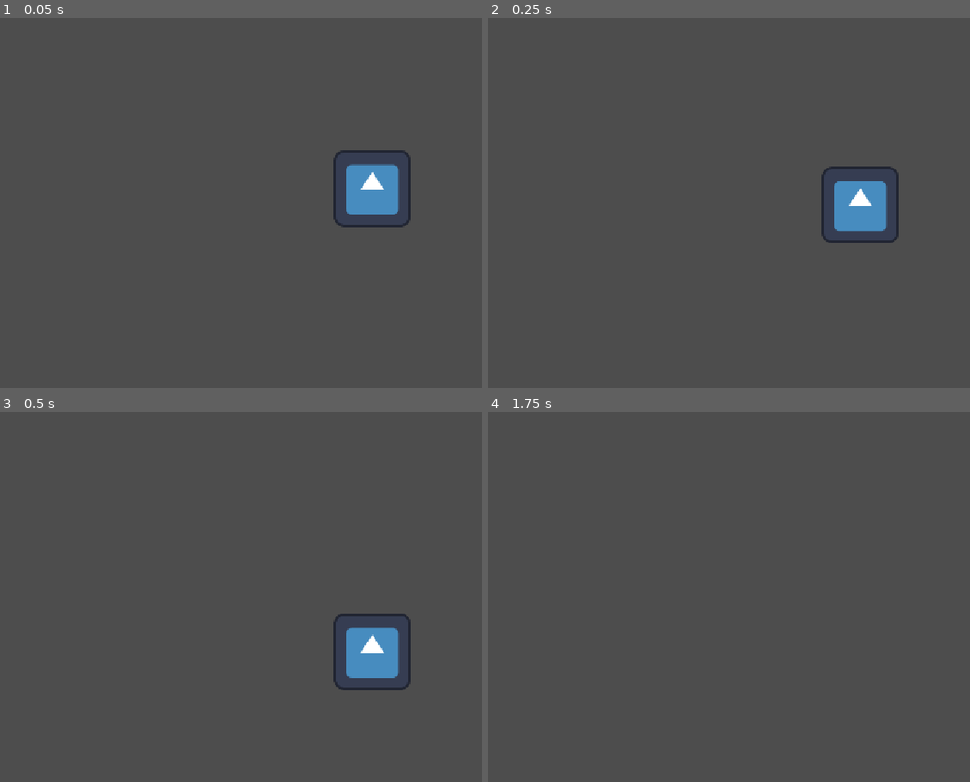
Above: before the commit, frames 1-4 (two rows, left to right).
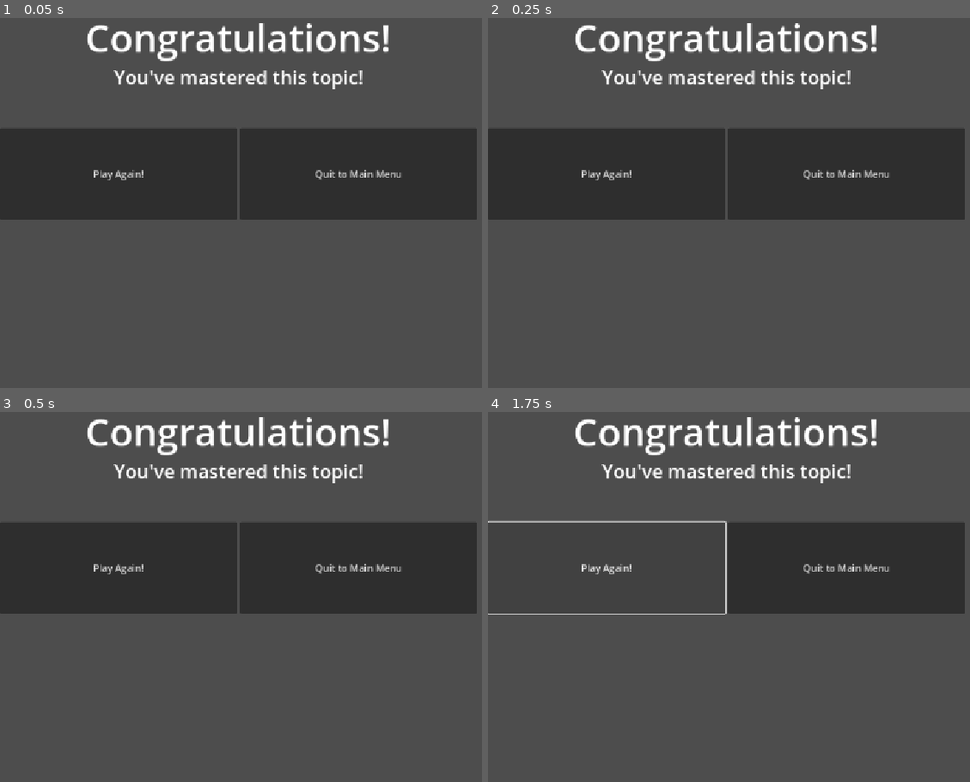
Above: after the commit, the same moments.

Repository: UnethicalBear/MAC126_Assignment
Game: Godot game, scene res://Scenes/main.tscn
Same seed, same stepped clock (60 frames per second), same inputs: the game is played once before the commit and once after it. The engine's default icon, where the game draws it, is replaced by a stand-in: a white triangle on a blue panel in a dark square.
Inputs (mouse positions are in pixels of both pictures, inside the frame that each line leads up to):
- Up to frame 1 (0.05 s): no input
- Up to frame 2 (0.25 s): no input
- Up to frame 3 (0.5 s): no input
- Up to frame 4 (1.75 s): click (608, 567) at 0.5 s, where only the run after the commit has a clickable "Play Again!"; click (608, 567) at 1.25 s, where only the run after the commit has a clickable "Play Again!"

The runs differ from the first frame. In frame 1, 27% of the frame differs, in the area x 0-99%, y 1-57%; in frame 2, 27%; in frame 3, 29%, in the area x 0-99%, y 1-76%; in frame 4, 16%.
Error before the commit: Invalid access to property or key 'animation_finished' on a base object of type 'null instance'. (res://Scripts/PlayerMovement.gd:28)

Commit message:
Add moving gates

Diff:
--- a/Scenes/main.tscn
+++ b/Scenes/main.tscn
@@ -1,40 +1,265 @@
-[gd_scene load_steps=6 format=3 uid="uid://dntcwtg287jyg"]
-
+[gd_scene load_steps=11 format=3 uid="uid://dntcwtg287jyg"]
+
+[ext_resource type="Script" uid="uid://iykh0strsi7x" path="res://Scripts/FixUIPos.gd" id="1_8gbba"]
 [ext_resource type="Script" uid="uid://du2h4agc3q6sf" path="res://Scripts/PlayerMovement.gd" id="1_bo1nx"]
-[ext_resource type="Texture2D" uid="uid://dq5socx5t4pau" path="res://Assets/icon.svg" id="2_8gbba"]
-
-[sub_resource type="RectangleShape2D" id="RectangleShape2D_0xm2m"]
-size = Vector2(127, 123)
-
-[sub_resource type="RectangleShape2D" id="RectangleShape2D_h2yge"]
-size = Vector2(286.8199, 195.85281)
-
-[sub_resource type="PlaceholderTexture2D" id="PlaceholderTexture2D_0xm2m"]
-size = Vector2(300, 200)
-
-[node name="Main" type="Node2D"]
+[ext_resource type="Texture2D" uid="uid://bc21k6bp32o4e" path="res://Assets/Book plane 2-1.png" id="3_8gbba"]
+[ext_resource type="Texture2D" uid="uid://bcq6d4ml28x3" path="res://Assets/Book plane 2-2.png" id="4_kry3j"]
+[ext_resource type="Texture2D" uid="uid://d2u4dla8kx8jl" path="res://Assets/Book plane 2-3.png" id="5_21xkr"]
+[ext_resource type="Script" uid="uid://i6swa0ainueh" path="res://Scripts/GateHandler.gd" id="6_21xkr"]
+
+[sub_resource type="ConvexPolygonShape2D" id="ConvexPolygonShape2D_21xkr"]
+points = PackedVector2Array(-64, -20.5, -64, -6.5, -14, 43.5, -8, 45.5, 9, 45.5, 64, 17.5, 64, 2.5, 19, -43.5, -24, -46.5)
+
+[sub_resource type="SpriteFrames" id="SpriteFrames_kry3j"]
+animations = [{
+"frames": [{
+"duration": 1.0,
+"texture": ExtResource("3_8gbba")
+}, {
+"duration": 1.0,
+"texture": ExtResource("4_kry3j")
+}, {
+"duration": 1.0,
+"texture": ExtResource("5_21xkr")
+}],
+"loop": false,
+"name": &"fly",
+"speed": 5.0
+}]
+
+[sub_resource type="RectangleShape2D" id="RectangleShape2D_8gbba"]
+size = Vector2(100, 624)
+
+[sub_resource type="PlaceholderTexture2D" id="PlaceholderTexture2D_kry3j"]
+size = Vector2(100, 150)
+
+[node name="Main" type="Control"]
+layout_mode = 3
+anchors_preset = 15
+anchor_right = 1.0
+anchor_bottom = 1.0
+grow_horizontal = 2
+grow_vertical = 2
+
+[node name="LoseScreen" type="VBoxContainer" parent="."]
+visible = false
+layout_mode = 1
+anchors_preset = 15
+anchor_right = 1.0
+anchor_bottom = 1.0
+offset_right = -352.0
+offset_bottom = -298.0
+grow_horizontal = 2
+grow_vertical = 2
+size_flags_horizontal = 3
+size_flags_vertical = 3
+script = ExtResource("1_8gbba")
+
+[node name="RichTextLabel" type="RichTextLabel" parent="LoseScreen"]
+layout_mode = 2
+size_flags_vertical = 3
+bbcode_enabled = true
+text = "[center][font_size=64]You Lost!
+[font_size=32]Answer a thermodynamics question to revive?
+"
+
+[node name="HBoxContainer" type="HBoxContainer" parent="LoseScreen"]
+layout_mode = 2
+size_flags_vertical = 3
+size_flags_stretch_ratio = 0.8
+
+[node name="QBtn" type="Button" parent="LoseScreen/HBoxContainer"]
+layout_mode = 2
+size_flags_horizontal = 3
+text = "Revive Me!"
+
+[node name="EBtn" type="Button" parent="LoseScreen/HBoxContainer"]
+layout_mode = 2
+size_flags_horizontal = 3
+text = "Quit to Main Menu"
+
+[node name="WinScreen" type="VBoxContainer" parent="."]
+layout_mode = 1
+anchors_preset = 15
+anchor_right = 1.0
+anchor_bottom = 1.0
+offset_right = -352.0
+offset_bottom = -298.0
+grow_horizontal = 2
+grow_vertical = 2
+size_flags_horizontal = 3
+size_flags_vertical = 3
+script = ExtResource("1_8gbba")
+
+[node name="RichTextLabel" type="RichTextLabel" parent="WinScreen"]
+layout_mode = 2
+size_flags_vertical = 3
+bbcode_enabled = true
+text = "[center][font_size=64]Congratulations!
+[font_size=32]You've mastered this topic!
+"
+
+[node name="HBoxContainer" type="HBoxContainer" parent="WinScreen"]
+layout_mode = 2
+size_flags_vertical = 3
+size_flags_stretch_ratio = 0.8
+
+[node name="QBtn" type="Button" parent="WinScreen/HBoxContainer"]
+layout_mode = 2
+size_flags_horizontal = 3
+text = "Play Again!"
+
+[node name="EBtn" type="Button" parent="WinScreen/HBoxContainer"]
+layout_mode = 2
+size_flags_horizontal = 3
+text = "Quit to Main Menu"
 
 [node name="PlayerRB" type="RigidBody2D" parent="."]
-position = Vector2(624, 297)
+visible = false
+position = Vector2(115, 297)
 lock_rotation = true
+contact_monitor = true
+max_contacts_reported = 2
 script = ExtResource("1_bo1nx")
+FORCE_SCALE = 300.0
 
 [node name="Img" type="Sprite2D" parent="PlayerRB"]
-texture = ExtResource("2_8gbba")
+visible = false
+texture = ExtResource("3_8gbba")
 
 [node name="CollisionShape2D" type="CollisionShape2D" parent="PlayerRB"]
-position = Vector2(-0.5, -1.5)
-shape = SubResource("RectangleShape2D_0xm2m")
-
-[node name="StaticBody2D" type="StaticBody2D" parent="."]
-visible = false
-position = Vector2(651, 635)
-rotation = -0.34557518
-
-[node name="CollisionShape2D" type="CollisionShape2D" parent="StaticBody2D"]
-position = Vector2(0.77337646, 7.4158936)
-shape = SubResource("RectangleShape2D_h2yge")
-disabled = true
-
-[node name="Sprite2D" type="Sprite2D" parent="StaticBody2D"]
-texture = SubResource("PlaceholderTexture2D_0xm2m")
+position = Vector2(0, 9.5)
+shape = SubResource("ConvexPolygonShape2D_21xkr")
+
+[node name="AnimatedSprite2D" type="AnimatedSprite2D" parent="PlayerRB"]
+sprite_frames = SubResource("SpriteFrames_kry3j")
+animation = &"fly"
+frame_progress = 0.6486359
+
+[node name="Bottom Wall" type="StaticBody2D" parent="."]
+visible = false
+position = Vector2(0, 653)
+
+[node name="CollisionShape2D" type="CollisionShape2D" parent="Bottom Wall"]
+position = Vector2(578, 59)
+shape = SubResource("RectangleShape2D_8gbba")
+
+[node name="Top Wall" type="StaticBody2D" parent="."]
+visible = false
+position = Vector2(0, -135)
+
+[node name="CollisionShape2D" type="CollisionShape2D" parent="Top Wall"]
+position = Vector2(578, 59)
+shape = SubResource("RectangleShape2D_8gbba")
+
+[node name="Gates" type="Node2D" parent="."]
+visible = false
+script = ExtResource("6_21xkr")
+
+[node name="Gate1" type="Node2D" parent="Gates"]
+position = Vector2(446, 0)
+
+[node name="Gate_1A" type="StaticBody2D" parent="Gates/Gate1"]
+position = Vector2(0, 862)
+
+[node name="CollisionShape2D" type="CollisionShape2D" parent="Gates/Gate1/Gate_1A"]
+position = Vector2(0, -148)
+shape = SubResource("RectangleShape2D_8gbba")
+
+[node name="Sprite2D" type="Sprite2D" parent="Gates/Gate1/Gate_1A"]
+position = Vector2(0, -147.99998)
+scale = Vector2(1, 4.16)
+texture = SubResource("PlaceholderTexture2D_kry3j")
+
+[node name="Gate_1B" type="StaticBody2D" parent="Gates/Gate1"]
+position = Vector2(0, 29)
+
+[node name="CollisionShape2D" type="CollisionShape2D" parent="Gates/Gate1/Gate_1B"]
+position = Vector2(0, -148)
+shape = SubResource("RectangleShape2D_8gbba")
+
+[node name="Sprite2D" type="Sprite2D" parent="Gates/Gate1/Gate_1B"]
+position = Vector2(0, -147.99998)
+scale = Vector2(1, 4.16)
+texture = SubResource("PlaceholderTexture2D_kry3j")
+
+[node name="Gate2" type="Node2D" parent="Gates"]
+position = Vector2(791, 0)
+
+[node name="Gate_1A" type="StaticBody2D" parent="Gates/Gate2"]
+position = Vector2(0, 862)
+
+[node name="CollisionShape2D" type="CollisionShape2D" parent="Gates/Gate2/Gate_1A"]
+position = Vector2(0, -148)
+shape = SubResource("RectangleShape2D_8gbba")
+
+[node name="Sprite2D" type="Sprite2D" parent="Gates/Gate2/Gate_1A"]
+position = Vector2(0, -147.99998)
+scale = Vector2(1, 4.16)
+texture = SubResource("PlaceholderTexture2D_kry3j")
+
+[node name="Gate_1B" type="StaticBody2D" parent="Gates/Gate2"]
+position = Vector2(0, 29)
+
+[node name="CollisionShape2D" type="CollisionShape2D" parent="Gates/Gate2/Gate_1B"]
+position = Vector2(0, -148)
+shape = SubResource("RectangleShape2D_8gbba")
+
+[node name="Sprite2D" type="Sprite2D" parent="Gates/Gate2/Gate_1B"]
+position = Vector2(0, -147.99998)
+scale = Vector2(1, 4.16)
+texture = SubResource("PlaceholderTexture2D_kry3j")
+
+[node name="Gate3" type="Node2D" parent="Gates"]
+position = Vector2(1136, 0)
+
+[node name="Gate_1A" type="StaticBody2D" parent="Gates/Gate3"]
+position = Vector2(0, 862)
+
+[node name="CollisionShape2D" type="CollisionShape2D" parent="Gates/Gate3/Gate_1A"]
+position = Vector2(0, -148)
+shape = SubResource("RectangleShape2D_8gbba")
+
+[node name="Sprite2D" type="Sprite2D" parent="Gates/Gate3/Gate_1A"]
+position = Vector2(0, -147.99998)
+scale = Vector2(1, 4.16)
+texture = SubResource("PlaceholderTexture2D_kry3j")
+
+[node name="Gate_1B" type="StaticBody2D" parent="Gates/Gate3"]
+position = Vector2(0, 29)
+
+[node name="CollisionShape2D" type="CollisionShape2D" parent="Gates/Gate3/Gate_1B"]
+position = Vector2(0, -148)
+shape = SubResource("RectangleShape2D_8gbba")
+
+[node name="Sprite2D" type="Sprite2D" parent="Gates/Gate3/Gate_1B"]
+position = Vector2(0, -147.99998)
+scale = Vector2(1, 4.16)
+texture = SubResource("PlaceholderTexture2D_kry3j")
+
+[node name="Gate4" type="Node2D" parent="Gates"]
+position = Vector2(1481, 0)
+
+[node name="Gate_1A" type="StaticBody2D" parent="Gates/Gate4"]
+position = Vector2(0, 862)
+
+[node name="CollisionShape2D" type="CollisionShape2D" parent="Gates/Gate4/Gate_1A"]
+position = Vector2(0, -148)
+shape = SubResource("RectangleShape2D_8gbba")
+
+[node name="Sprite2D" type="Sprite2D" parent="Gates/Gate4/Gate_1A"]
+position = Vector2(0, -147.99998)
+scale = Vector2(1, 4.16)
+texture = SubResource("PlaceholderTexture2D_kry3j")
+
+[node name="Gate_1B" type="StaticBody2D" parent="Gates/Gate4"]
+position = Vector2(0, 29)
+
+[node name="CollisionShape2D" type="CollisionShape2D" parent="Gates/Gate4/Gate_1B"]
+position = Vector2(0, -148)
+shape = SubResource("RectangleShape2D_8gbba")
+
+[node name="Sprite2D" type="Sprite2D" parent="Gates/Gate4/Gate_1B"]
+position = Vector2(0, -147.99998)
+scale = Vector2(1, 4.16)
+texture = SubResource("PlaceholderTexture2D_kry3j")
--- /dev/null
+++ b/Scripts/GateHandler.gd
@@ -0,0 +1,52 @@
+extends Node2D
+
+@onready var G1: Node2D = $Gate1
+@onready var G2: Node2D = $Gate2
+@onready var G3: Node2D = $Gate3
+@onready var G4: Node2D = $Gate4
+
+@export var GATE_SPEED: float = 100
+var _GATE_SPEED: float = GATE_SPEED
+var GATE_DELTA: Vector2
+
+var RNG: RandomNumberGenerator = RandomNumberGenerator.new()
+
+func _ready() -> void:
+	GATE_DELTA = Vector2(GATE_SPEED, 0)
+
+	SetGateY(G1)
+	SetGateY(G2)
+	SetGateY(G3)
+	SetGateY(G4)
+
+
+func _process(delta: float) -> void:
+	MoveGate(G1, delta)
+	MoveGate(G2, delta)
+	MoveGate(G3, delta)
+	MoveGate(G4, delta)
+
+	CheckWraparound(G1)
+	CheckWraparound(G2)
+	CheckWraparound(G3)
+	CheckWraparound(G4)
+
+func MoveGate(gate: Node2D, delta: float) -> void:
+	gate.position -= GATE_DELTA * delta
+
+func CheckWraparound(Gate: Node2D) -> void:
+	if Gate.position.x < -35:
+		Gate.position.x = 1380
+		SetGateY(Gate)
+		move_child(Gate, -1)
+
+func SetGateY(Gate: Node2D) -> void:
+	Gate.position.y = RNG.randf_range(-160, 200)
+
+func sleep() -> void:
+	GATE_SPEED = 0
+	hide()
+
+func wake() -> void:
+	GATE_SPEED = _GATE_SPEED
+	show()
Not shown, added: Scripts/GateHandler.gd.uid
